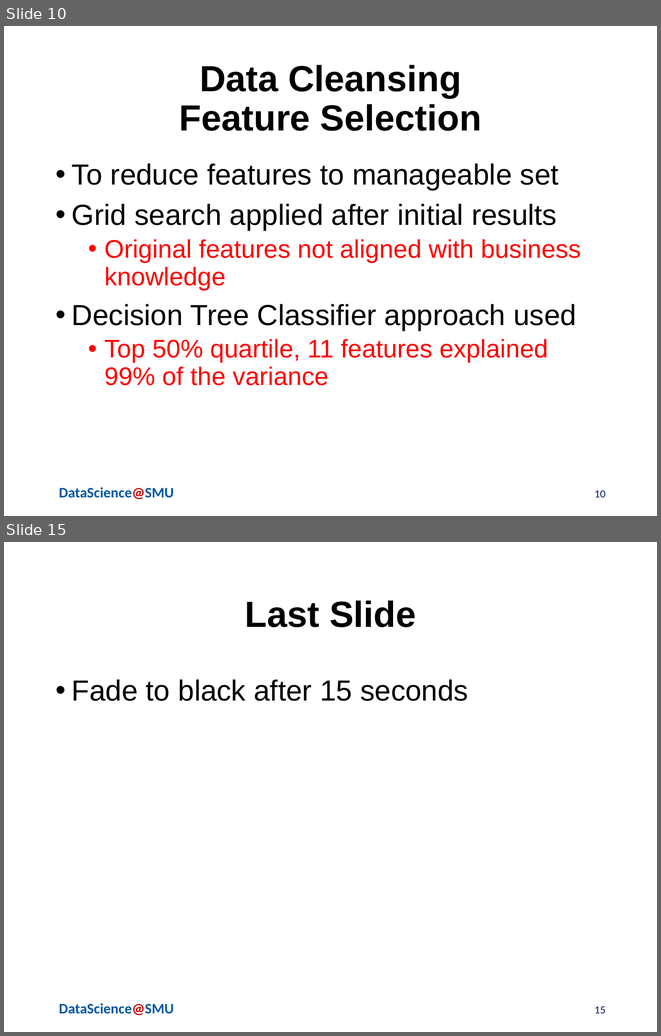
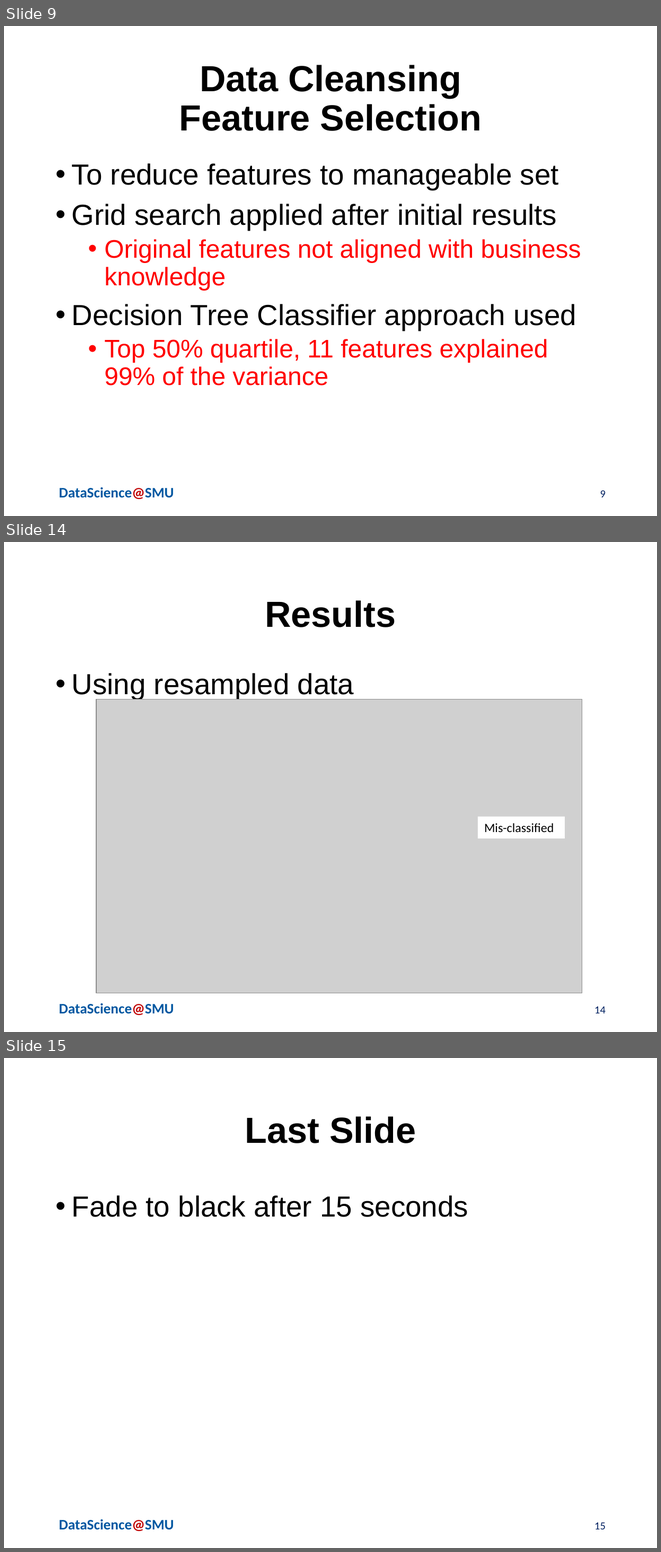
Before and after one commit to jvasquezDC/CapstoneA, a slide deck: LightningPresentation/Serna_Vasquez_Lightning_v1.pptx. Shown one above the other, each under a label of ours: slides 10 and 15 before the commit, slides 9, 14 and 15 after it; the slides between them are not shown. The pictures are 661x1036 and 661x1552 pixels, drawn with LibreOffice and Linux fonts; fonts in the diff are those of the drawing; grey boxes stand for pictures; background and template pictures are left out. Boxes give left, top, right and bottom in pixels: in the first picture for what was removed or moved away, otherwise in the second. Text is boxed around its words. In the diff, an @@ line names an element or a change of style, - is before the commit and + after.

```diff
--- a/LightningPresentation/Serna_Vasquez_Lightning_v1.pptx
+++ b/LightningPresentation/Serna_Vasquez_Lightning_v1.pptx
@@ slide 14 added at [4, 542, 657, 1032], background #FFFFFF; not listed: 1 template element that a slide beside it also shows @@
@@ title added at [265, 600, 396, 627], 40 pt, text #000000, bold @@
+Results
@@ text added at [72, 673, 354, 699], 32 pt, text #000000 @@
+• Using resampled data
@@ picture added at [96, 699, 582, 993] @@
@@ rectangle added at [478, 816, 565, 838], fill #FFFFFF, 14 pt, text #000000 @@
+Mis-classified
@@ page number added at [594, 1006, 606, 1013], 12 pt, text #002060 @@
+14
@@ what was slide 10 is now slide 9 @@
@@ page number at [600, 490, 606, 497]: text changed @@
-10
+9
```
Also in this commit, not shown: 1 slide changed, 3 other slides added, 4 slides removed, 1 other file.
